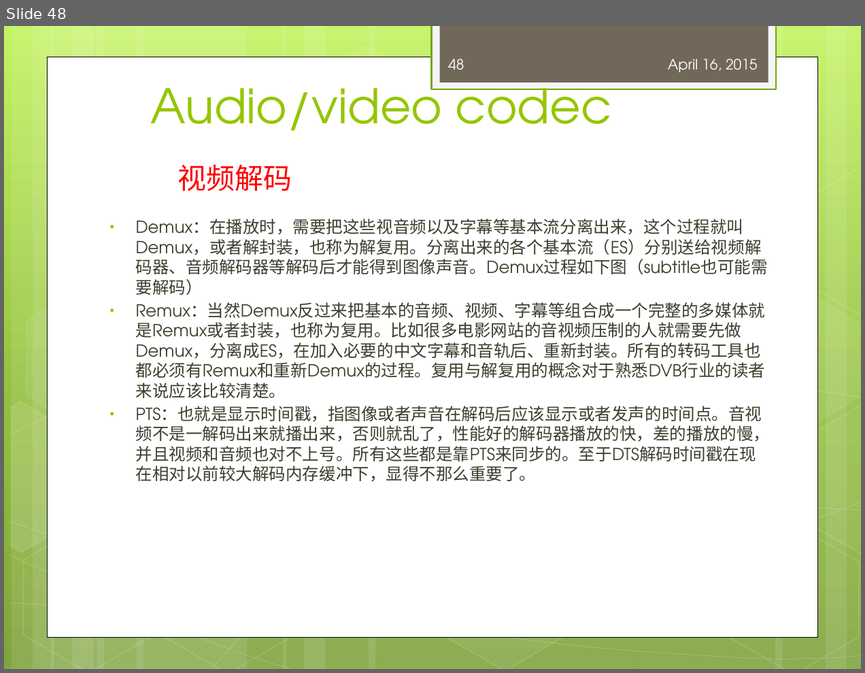
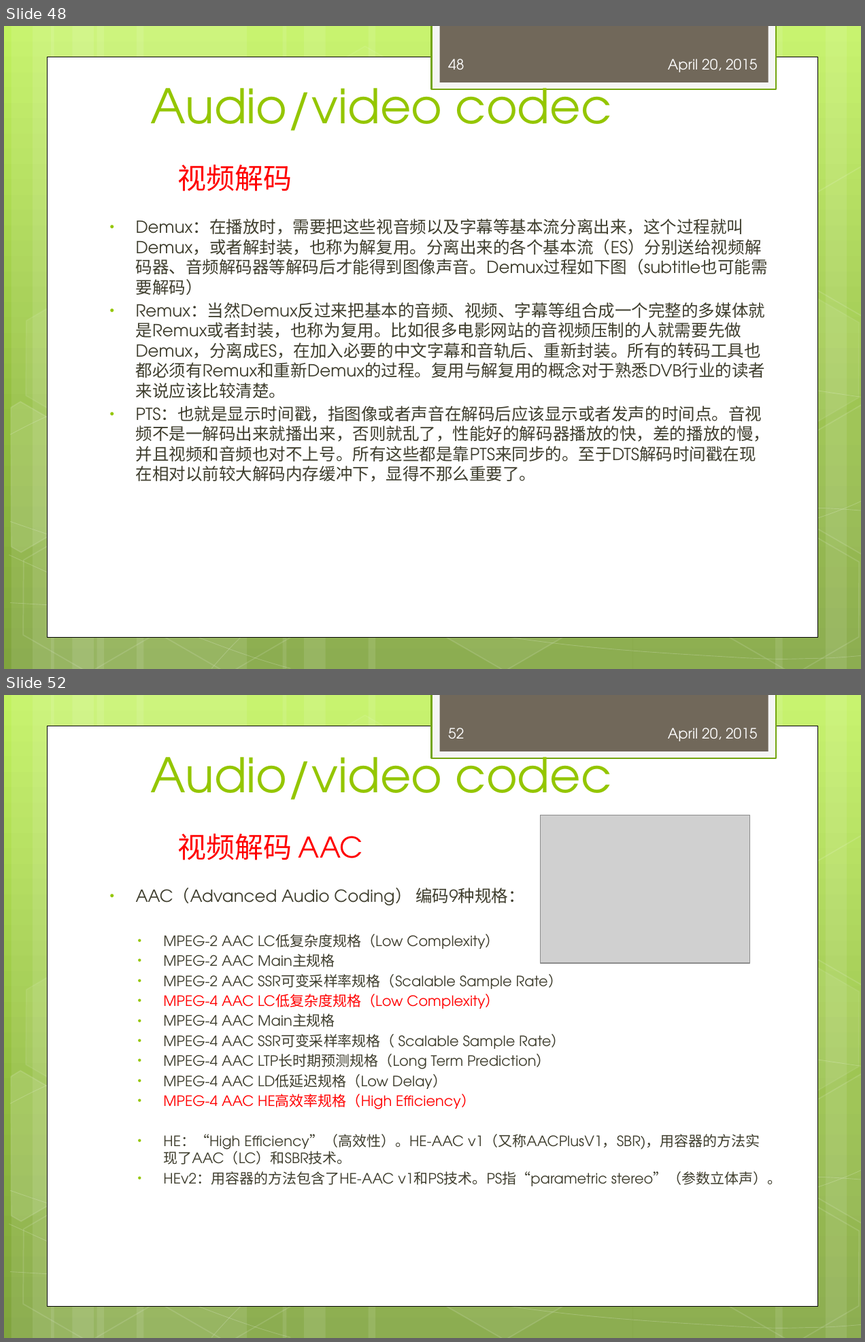
Before and after one commit to peterjerry/MeetSDK, a slide deck: engine2/Doc/training/mediaplayer_training.pptx. Shown one above the other, each under a label of ours: slide 48 before the commit, slides 48 and 52 after it; the slides between them are not shown. The pictures are 865x673 and 865x1342 pixels, drawn with LibreOffice and Linux fonts; fonts in the diff are those of the drawing; grey boxes stand for pictures. Boxes give left, top, right and bottom in pixels: in the first picture for what was removed or moved away, otherwise in the second. Text is boxed around its words. In the diff, an @@ line names an element or a change of style, - is before the commit and + after.

Commit message:
1 fix audio mode surface release problem 2 add meetplayer resource 3 fix xoplayer UpdateCheckEvent 4 update training ppt 5 fix fifobuffer.cpp

```diff
--- a/engine2/Doc/training/mediaplayer_training.pptx
+++ b/engine2/Doc/training/mediaplayer_training.pptx
@@ slide 52 added at [4,695,861,1338], background gradient #C3F35F to #93BF3F to #81A53E; not listed: 31 template elements that a slide beside it also shows @@
@@ page number added at [448,728,464,739], 12 pt, text #FEFEFE @@
+52
@@ text added at [668,728,757,741], 12 pt, text #FEFEFE @@
+April 20, 2015
@@ title added at [151,743,612,800], 40 pt, text #94C600 @@
+Audio/video codec
@@ picture added at [541,815,749,963] @@
@@ text added at [178,833,363,860], 24 pt, text #FF0000 @@
+视频解码 AAC
@@ text added at [136,887,782,1186], 12 pt, text #3E3D2D @@
+• AAC（Advanced Audio Coding） 编码9种规格：
+  • MPEG-2 AAC LC低复杂度规格（Low Complexity）
+  • MPEG-2 AAC Main主规格
+  • MPEG-2 AAC SSR可变采样率规格（Scalable Sample Rate）
+  • MPEG-4 AAC LC低复杂度规格（Low Complexity）
+  • MPEG-4 AAC Main主规格
+  • MPEG-4 AAC SSR可变采样率规格（ Scalable Sample Rate）
+  • MPEG-4 AAC LTP长时期预测规格（Long Term Prediction）
+  • MPEG-4 AAC LD低延迟规格（Low Delay）
+  • MPEG-4 AAC HE高效率规格（High Efficiency）
+  • HE：“High Efficiency”（高效性）。HE-AAC v1（又称AACPlusV1，SBR)，用容器的方法实现了AAC（LC）和SBR技术。
+  • HEv2：用容器的方法包含了HE-AAC v1和PS技术。PS指“parametric stereo”（参数立体声）。
@@ slide 48 changed as well @@
@@ text at [668,59,757,72]: text changed @@
-April 16, 2015
+April 20, 2015
```
Also in this commit, not shown: 56 other slides changed, 4 other slides added, 32 other files.
